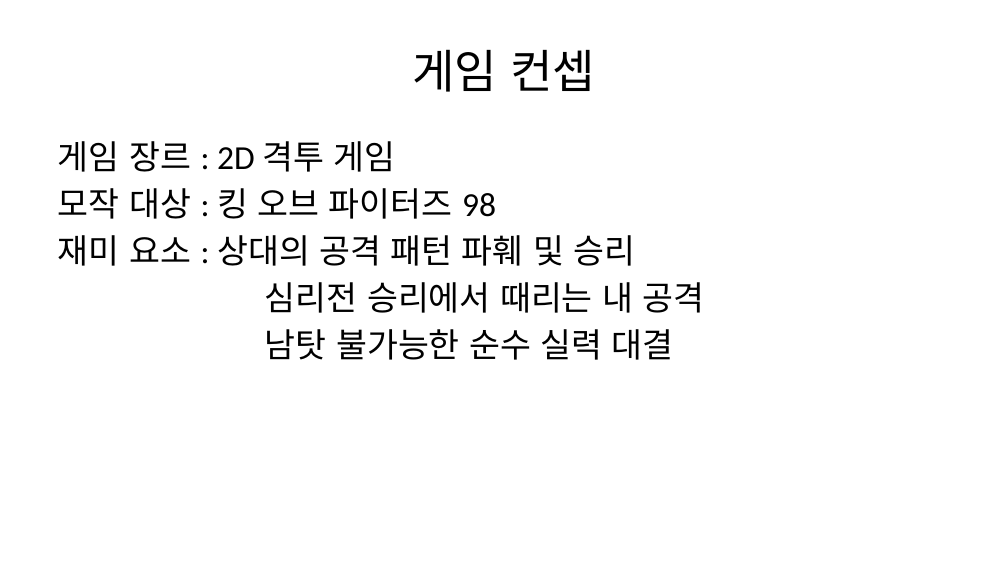
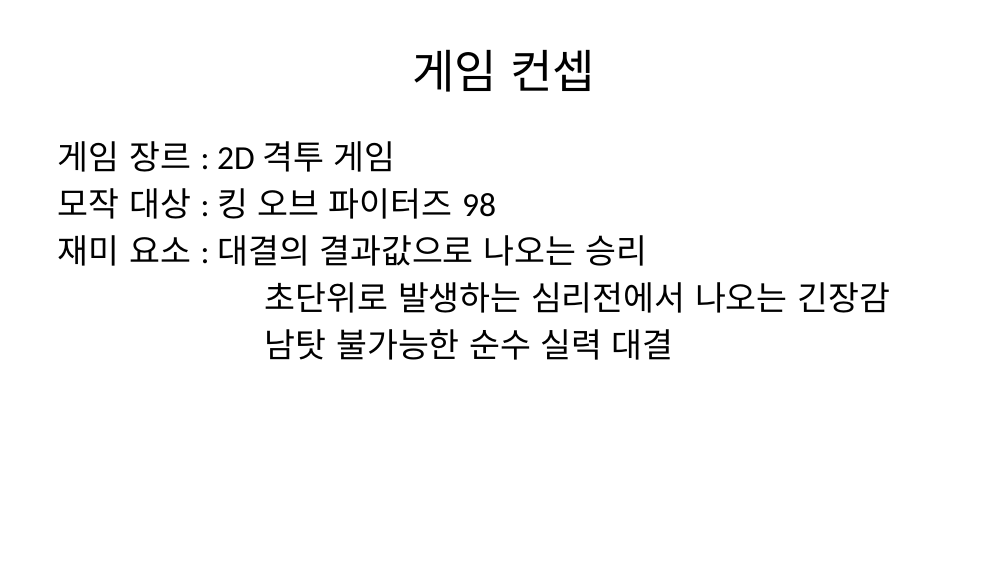
Before and after one commit to bluejuni0718-alt/2DGP-Project, a slide deck: slide 1 of 기획ppt.pptx. Drawn at 1008x567 pixels with LibreOffice and Linux fonts; fonts in the diff are those of the drawing. Boxes give left, top, right and bottom in pixels: in the first picture for what was removed or moved away, otherwise in the second. Text is boxed around its words. In the diff, an @@ line names an element or a change of style, - is before the commit and + after.

Commit message:
기획 ppt 재미 요소 수정

```diff
--- a/기획ppt.pptx
+++ b/기획ppt.pptx
@@ text at (58,235,890,313): text changed @@
-재미 요소 : 상대의 공격 패턴 파훼 및 승리
-심리전 승리에서 때리는 내 공격
+재미 요소 : 대결의 결과값으로 나오는 승리
+초단위로 발생하는 심리전에서 나오는 긴장감
```
